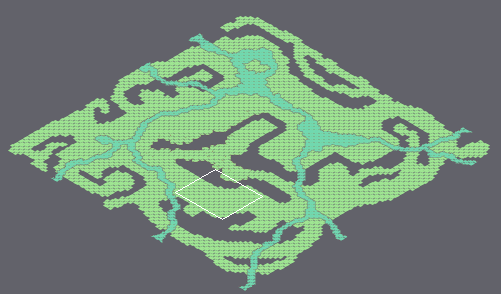
Tiled map -- tiled/map_jessi.tmx. Above, an overview of the earlier version with the close-up marked.
Close-up. As it was:
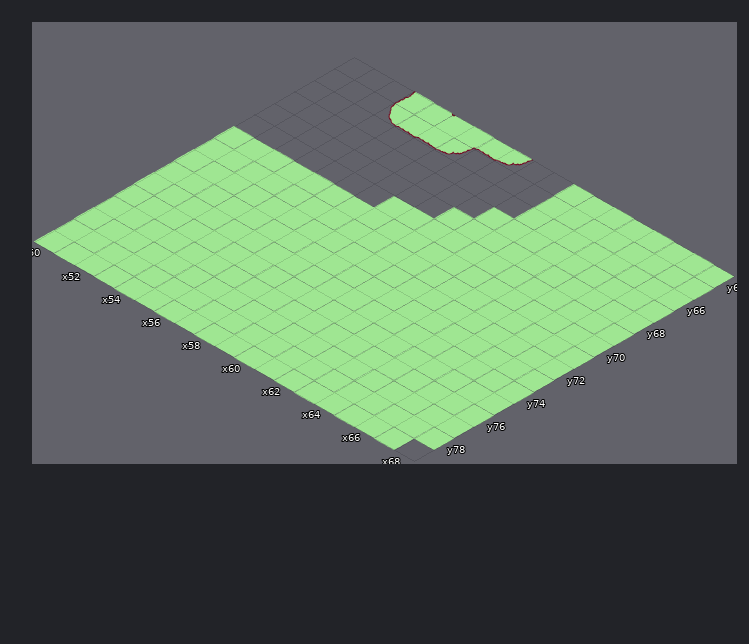
Cells are 128x74 px. Isometric: x runs down to the right, y down to the left. Shown: x 50..68, y 64..79. The commit also changed other parts of the map, which this record leaves out.
After:
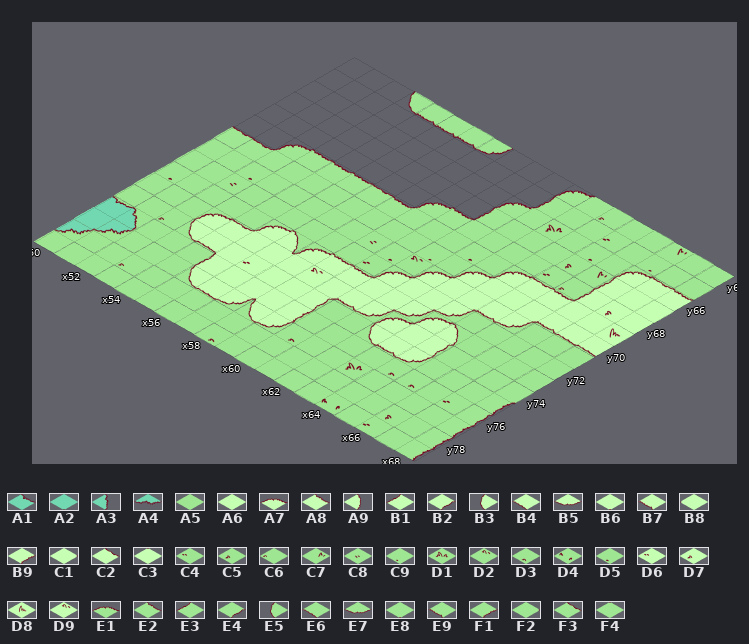
Key: from "tileset": A1 44 "water", A2 59 "water", A3 60 "water", A4 65 "water", A5 96 "Tuile_herbe-2", A6 97 "Tuile_herbe-1", A7 122 "Tuile_gazon-2", A8 123 "gazon_edge_C", A9 124 "Tuile_gazon-4", B1 125 "gazon_edge_D", B2 127 "gazon_edge_A", B3 128 "Tuile_gazon-8", B4 129 "gazon_edge_B", B5 130 "Tuile_gazon-10", B6 131 "Tuile_gazon-11", B7 132 "gazon_edge_B", B8 133 "Tuile_gazon-13", B9 134 "gazon_edge_A", C1 136 "Tuile_gazon-16", C2 137 "gazon_edge_C", C3 138 "Tuile_gazon-18", C4 171 "Tuile_herbe-21", C5 172 "Tuile_herbe-22", C6 174 "Tuile_herbe-24", C7 175 "Tuile_herbe-25", C8 176 "Tuile_herbe-26", C9 177 "Tuile_herbe-27", D1 178 "Tuile_herbe-28", D2 179 "Tuile_herbe-29", D3 180 "Tuile_herbe-210", D4 181 "Tuile_herbe-211", D5 183 "Tuile_herbe-213", D6 184 "Tuile_herbe-11", D7 185 "Tuile_herbe-12", D8 186 "Tuile_herbe-13", D9 192 "Tuile_herbe-19", E1 267 "Tuile_gazon-32", E2 268 "Tuile_gazon-33", E3 270 "Tuile_gazon-35", E4 271 "Tuile_gazon-36", E5 272 "Tuile_gazon-37", E6 273 "Tuile_gazon-38", E7 274 "Tuile_gazon-39", E8 275 "Tuile_gazon-40", E9 276 "Tuile_gazon-41", F1 278 "Tuile_gazon-43", F2 280 "Tuile_gazon-45", F3 281 "Tuile_gazon-46", F4 282 "Tuile_gazon-47".
__ is an empty cell, .. an unchanged one.
From the commit log: nouvelles tuiles pour vrai
Changes in this commit:
--- layer "fond"
@@ x 50..66 @@
-64 .. .. .. E3 F2 F4 E8 E6 E7 .. .. A5 A5 A5 .. .. A5
-65 .. .. .. E5 E6 E6 E7 .. .. .. .. A5 .. .. A5 .. A5
-66 .. .. .. .. .. .. .. .. .. .. __ A5 A5 .. .. .. ..
-67 .. .. .. .. .. .. .. .. .. .. A5 .. .. .. A5 A5 ..
-68 .. .. .. .. .. .. .. .. __ A5 .. .. .. .. A5 A5 ..
-69 .. .. __ __ __ __ __ A5 A5 .. .. .. .. .. .. .. ..
-70 A5 A5 A5 .. .. .. .. .. .. .. A5 .. .. .. .. .. ..
-71 .. .. .. .. .. .. .. .. A5 A5 A5 .. .. .. .. .. ..
-72 .. .. A5 .. .. .. .. .. .. A5 .. .. .. .. .. .. ..
+64 .. .. .. E5 E9 E9 E9 E7 __ .. .. E1 F4 C6 .. .. C7
+65 .. .. .. __ __ __ __ .. .. .. .. E3 .. .. C4 .. C9
+66 .. .. .. .. .. .. .. .. .. .. E1 F4 D1 .. .. .. ..
+67 .. .. .. .. .. .. .. .. .. .. E3 .. .. .. C5 C7 ..
+68 .. .. .. .. .. .. .. .. E1 E2 .. .. .. .. C4 C6 ..
+69 .. .. E1 E2 E2 E2 F3 E2 F4 .. .. .. .. .. .. .. ..
+70 F3 F3 F4 .. .. .. .. .. .. .. C9 .. .. .. .. .. ..
+71 .. .. .. .. .. .. .. .. C8 D5 D2 .. .. .. .. .. ..
+72 .. .. C8 .. .. .. .. .. .. C4 .. .. .. .. .. .. ..
@@ x 51..68 @@
-75 .. A5 .. A5 .. .. .. .. .. .. .. .. .. .. .. .. .. A5
-76 A5 .. .. .. .. .. .. .. .. .. .. .. .. A5 A5 .. A5 A5
-77 .. .. .. .. .. .. .. .. .. A5 .. .. A5 .. .. .. .. A5
-78 .. .. A5 .. .. .. .. .. .. .. .. .. .. .. .. A5 .. A5
-79 .. .. .. .. .. .. .. A5 .. .. .. .. .. A5 .. A5 .. __
+75 .. C6 .. C6 .. .. .. .. .. .. .. .. .. .. .. .. .. F1
+76 C9 .. .. .. .. .. .. .. .. .. .. .. .. D3 D3 .. C4 E4
+77 .. .. .. .. .. .. .. .. .. D3 .. .. D1 .. .. .. .. F1
+78 .. .. C6 .. .. .. .. .. .. .. .. .. .. .. .. C5 .. F1
+79 .. .. .. .. .. .. .. D3 .. .. .. .. .. D4 .. C4 .. F1
--- layer "chemin/eau/gazon"
@@ x 50..68 @@
-66 .. .. .. .. .. .. .. .. .. .. .. .. .. .. .. .. __ __ __
-67 .. .. .. .. .. .. .. .. .. .. .. .. .. .. .. .. __ __ __
-68 .. .. .. .. .. .. .. .. .. .. .. .. .. .. .. .. __ __ __
-69 .. .. .. .. .. .. .. .. .. .. .. .. .. __ __ __ __ __ __
-70 .. .. .. .. .. .. .. .. .. .. .. .. __ __ __ __ __ __ __
-71 .. .. .. .. .. .. .. .. .. .. .. __ __ __ __ __ .. .. ..
-72 .. .. .. .. .. .. .. .. .. .. __ __ __ __ .. .. .. .. ..
-73 .. .. .. .. .. __ __ __ __ __ __ __ __ __ __ .. .. .. ..
-74 .. .. .. __ __ __ __ __ __ __ __ __ __ __ __ .. .. .. ..
-75 .. .. .. __ __ __ __ __ __ __ .. .. __ __ __ .. .. .. ..
-76 __ __ .. .. .. __ __ __ __ __ .. .. .. .. .. .. .. .. ..
-77 __ __ .. .. .. __ __ __ __ __ .. .. .. .. .. .. .. .. ..
-78 __ .. .. .. .. .. .. .. .. .. .. .. .. .. .. .. .. .. ..
+66 .. .. .. .. .. .. .. .. .. .. .. .. .. .. .. .. A7 C2 A8
+67 .. .. .. .. .. .. .. .. .. .. .. .. .. .. .. .. B1 A6 A6
+68 .. .. .. .. .. .. .. .. .. .. .. .. .. .. .. .. B1 D7 A6
+69 .. .. .. .. .. .. .. .. .. .. .. .. .. A7 C2 A8 C3 A6 D8
+70 .. .. .. .. .. .. .. .. .. .. .. .. A7 C3 A6 B6 B7 B4 B4
+71 .. .. .. .. .. .. .. .. .. .. .. A7 C3 B6 B7 B5 .. .. ..
+72 .. .. .. .. .. .. .. .. .. .. A7 C3 B6 B5 .. .. .. .. ..
+73 .. .. .. .. .. A7 A9 A7 A8 A8 C3 B6 B5 A7 A9 .. .. .. ..
+74 .. .. .. A7 C2 C3 C1 C3 D9 B6 B7 B5 A7 C3 B2 .. .. .. ..
+75 .. .. .. B3 B4 B8 D6 A6 A6 B2 .. .. B3 B7 B5 .. .. .. ..
+76 A1 A3 .. .. .. B1 A6 B6 B8 B9 .. .. .. .. .. .. .. .. ..
+77 A2 A4 .. .. .. B3 B4 B5 B3 B5 .. .. .. .. .. .. .. .. ..
+78 A4 .. .. .. .. .. .. .. .. .. .. .. .. .. .. .. .. .. ..
Pixel boxes of the changes (left, top, right, bottom) in both close-ups:
changed: (54, 92, 694, 461)
